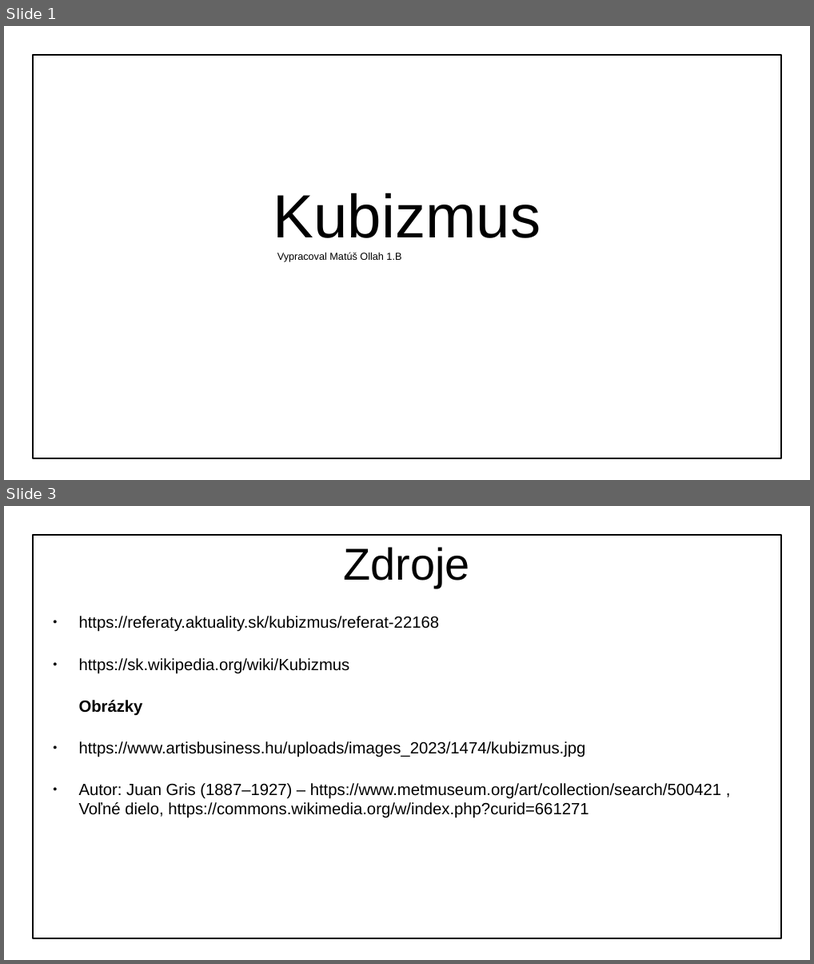
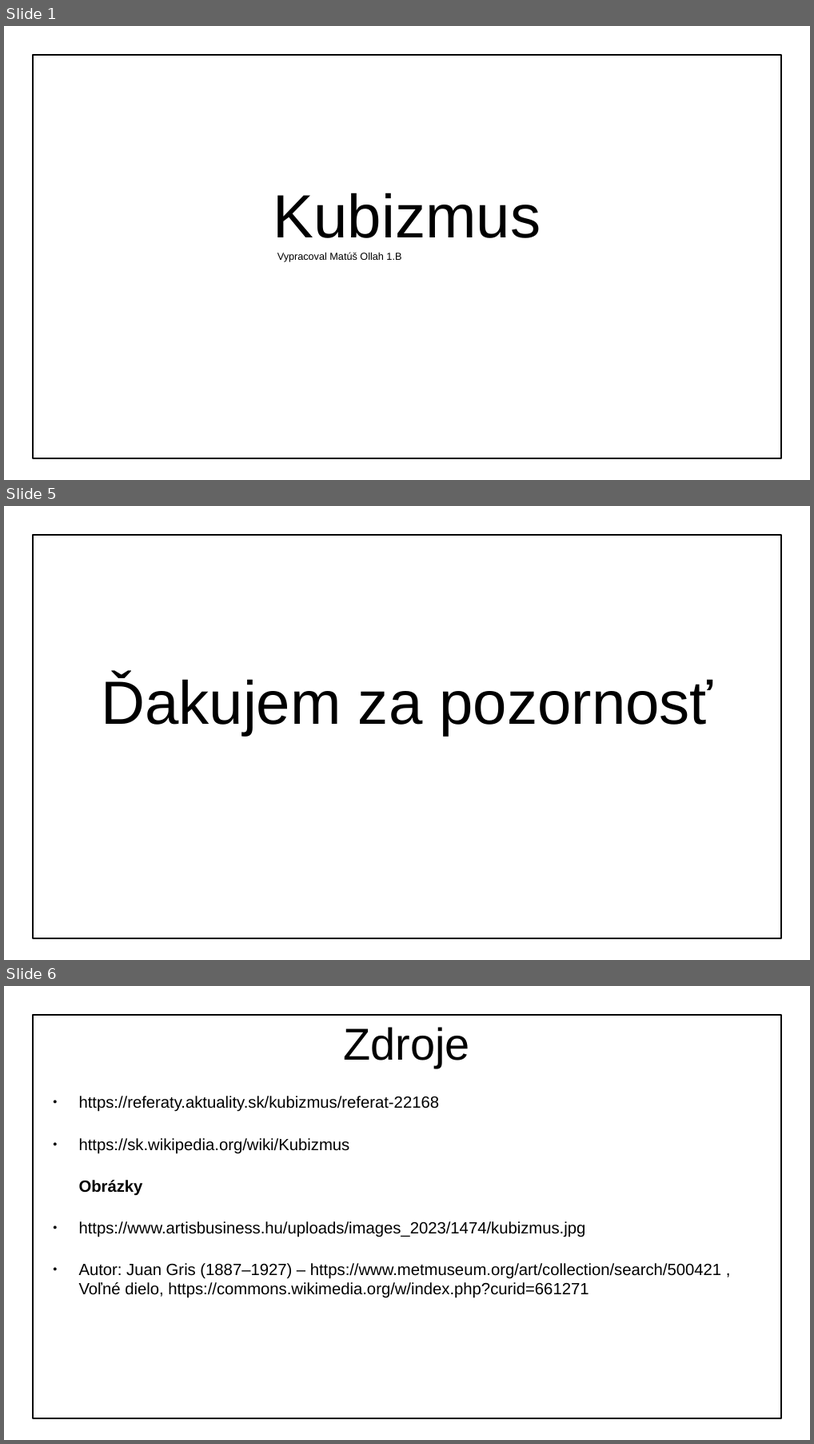
Before and after one commit to MatusOllah/kubizmus-ukl, a slide deck: kubizmus-ukl.odp. Shown one above the other, each under a label of ours: slides 1 and 3 before the commit, slides 1, 5 and 6 after it; the slides between them are not shown. The pictures are 814x964 and 814x1444 pixels, drawn with LibreOffice and Linux fonts; fonts in the diff are those of the drawing; background and template pictures are left out. Boxes give left, top, right and bottom in pixels: in the first picture for what was removed or moved away, otherwise in the second. Text is boxed around its words. In the diff, an @@ line names an element or a change of style, - is before the commit and + after.

```diff
--- a/kubizmus-ukl.odp
+++ b/kubizmus-ukl.odp
@@ slide 5 added at bbox=[4, 506, 810, 960], background picture (left out) @@
@@ rectangle added at bbox=[33, 535, 782, 938], fill #FFFFFF at 75% opacity, outline #000000 2.01 pt @@
@@ subtitle added at bbox=[101, 676, 714, 736], 60 pt, text #000000 @@
+Ďakujem za pozornosť
@@ what was slide 3 is now slide 6 @@
```
Also in this commit, not shown: 1 slide changed, 2 other slides added.
